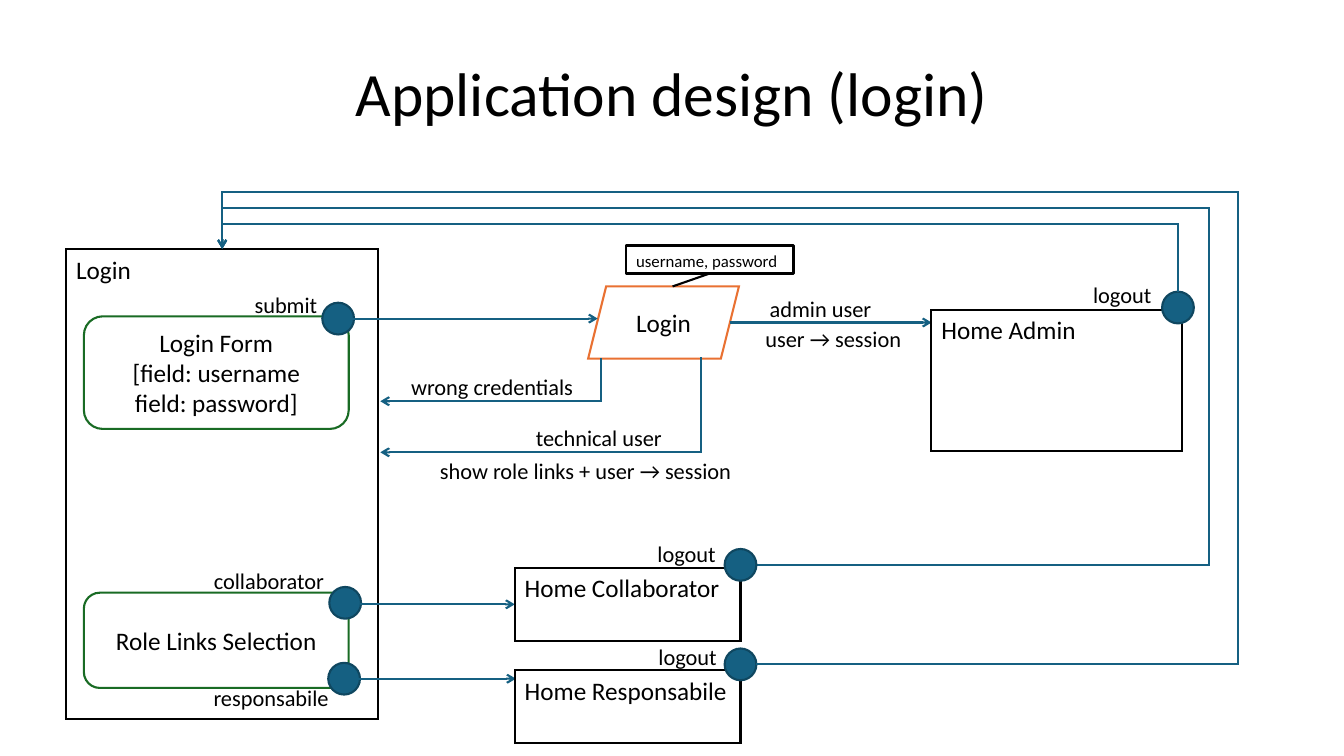
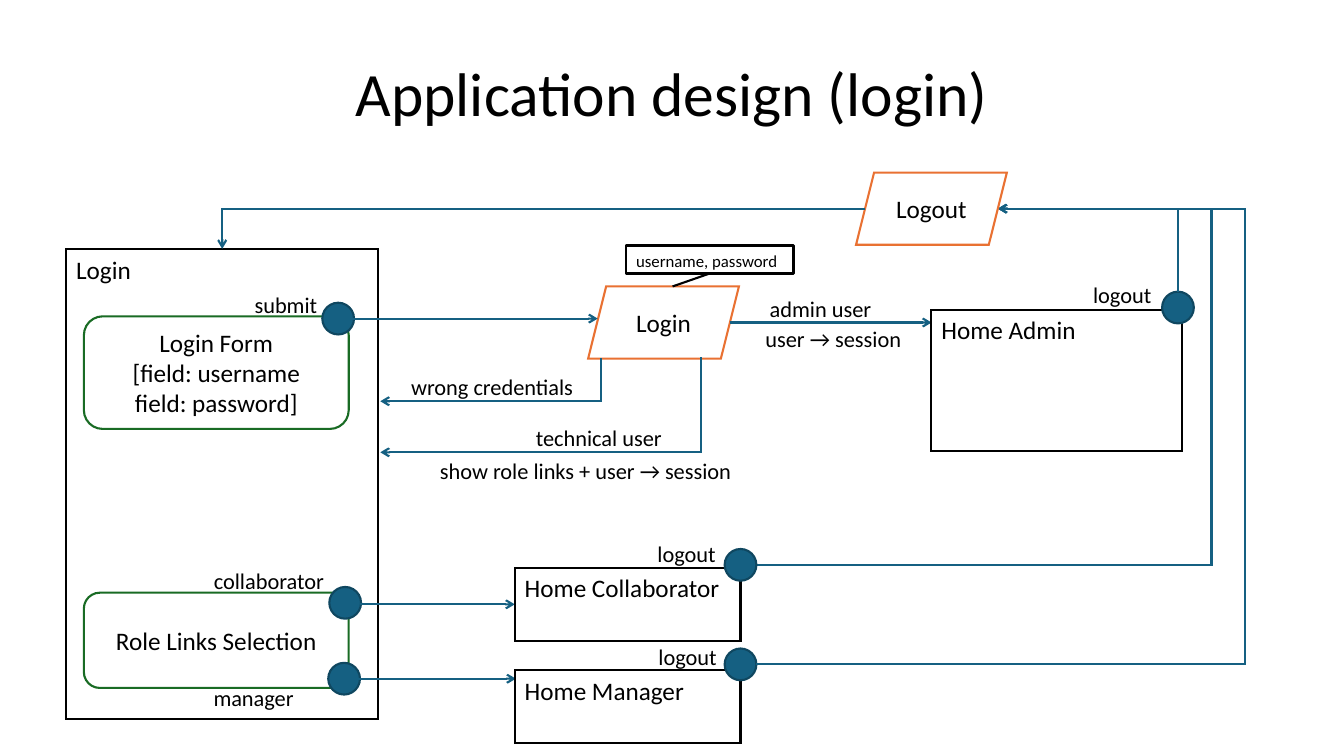
Before and after one commit to gilbertobrambilla/tiw-2026-html, a slide deck: slide 30 of docs/TIW_documentazione.pptx (slide 29 before the commit). Drawn at 1344x756 pixels with LibreOffice and Linux fonts; fonts in the diff are those of the drawing. Boxes give left, top, right and bottom in pixels: in the first picture for what was removed or moved away, otherwise in the second. Text is boxed around its words. In the diff, an @@ line names an element or a change of style, - is before the commit and + after.

```diff
--- a/docs/TIW_documentazione.pptx
+++ b/docs/TIW_documentazione.pptx
@@ parallelogram added at (856,172,1007,245), fill #FFFFFF, outline #E97132 1.5 pt, 18 pt, text #000000 @@
+Logout
@@ elbow arrow added from (865, 209) to (222, 249), #156082 1.5 pt @@
@@ elbow arrow moved from (756, 664) - (222, 249) to (756, 664) - (998, 209) @@
@@ elbow arrow moved from (756, 565) - (222, 249) to (756, 565) - (998, 209) @@
@@ elbow arrow moved from (1179, 291) - (222, 249) to (1179, 291) - (998, 209) @@
@@ text at (214,687,294,710): text changed @@
-responsabile
+manager
@@ text in rectangle at (525,683,684,705): text changed @@
-Home Responsabile
+Home Manager
```
Also in this commit, not shown: 16 other slides changed, 8 slides added.
